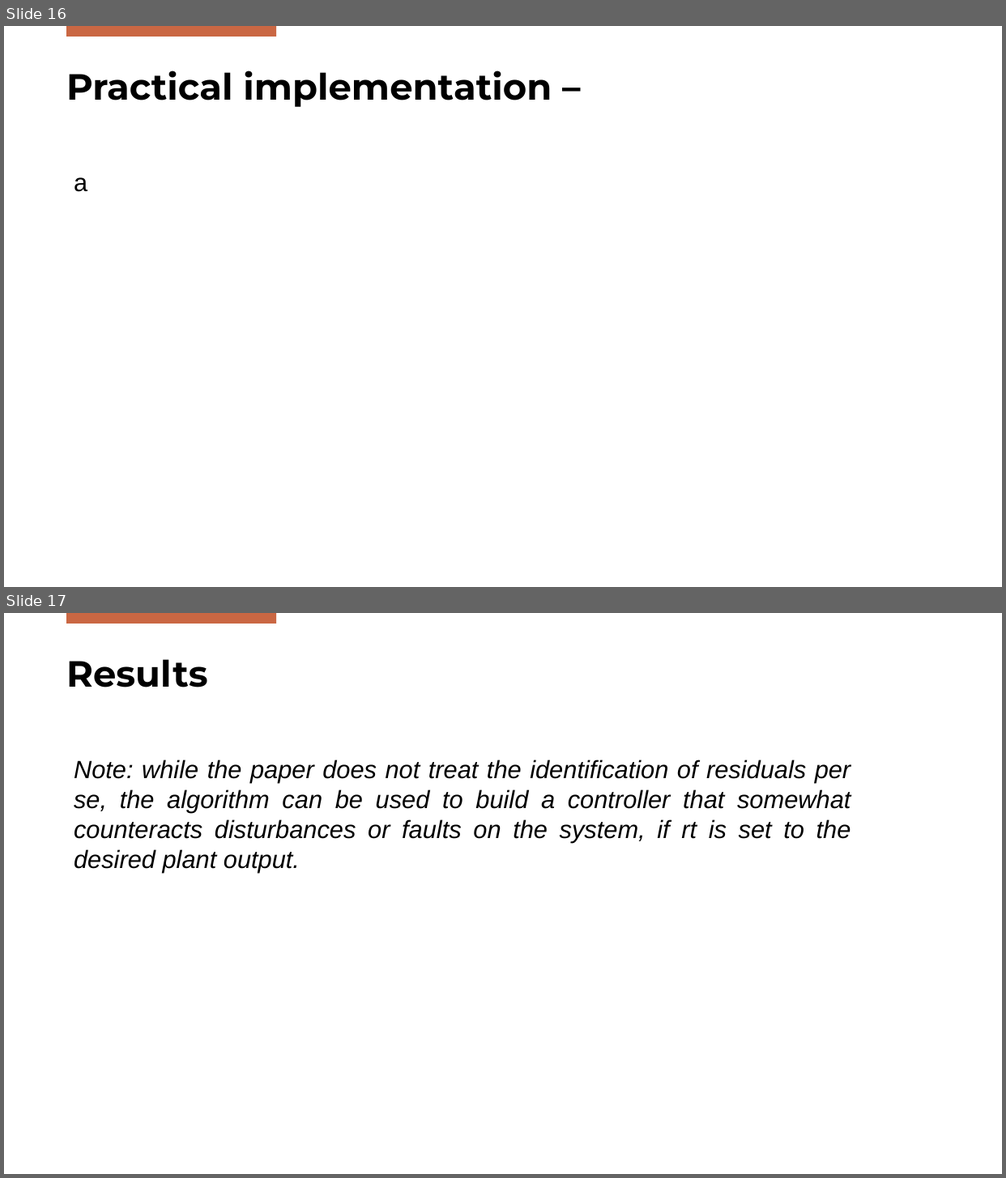
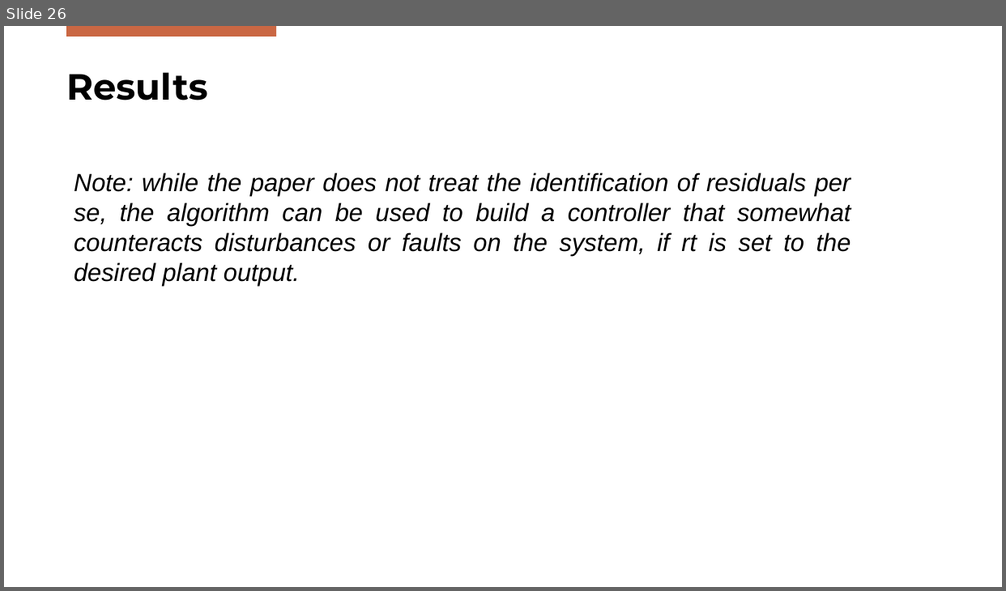
Before and after one commit to Gabriele-Mazzoleni/Progetto_ALES_aa_2025_2026, a slide deck: SPC_Presentation.pptx. Shown one above the other, each under a label of ours: slides 16 and 17 before the commit, slide 26 after it. The pictures are 1006x1178 and 1006x591 pixels, drawn with LibreOffice and Linux fonts; fonts in the diff are those of the drawing; background and template pictures are left out. Boxes give left, top, right and bottom in pixels: in the first picture for what was removed or moved away, otherwise in the second. Text is boxed around its words. In the diff, an @@ line names an element or a change of style, - is before the commit and + after.

```diff
--- a/SPC_Presentation.pptx
+++ b/SPC_Presentation.pptx
@@ slide 16 removed at bbox=[4, 26, 1002, 587], background #FFFFFF; not listed: 1 template element that a slide beside it also shows @@
@@ title removed at bbox=[66, 71, 552, 107] @@
-Practical implementation –
@@ text removed at bbox=[74, 177, 87, 192] @@
-a
@@ what was slide 17 is now slide 26 @@
```
Also in this commit, not shown: 10 slides added, 7 other files.
